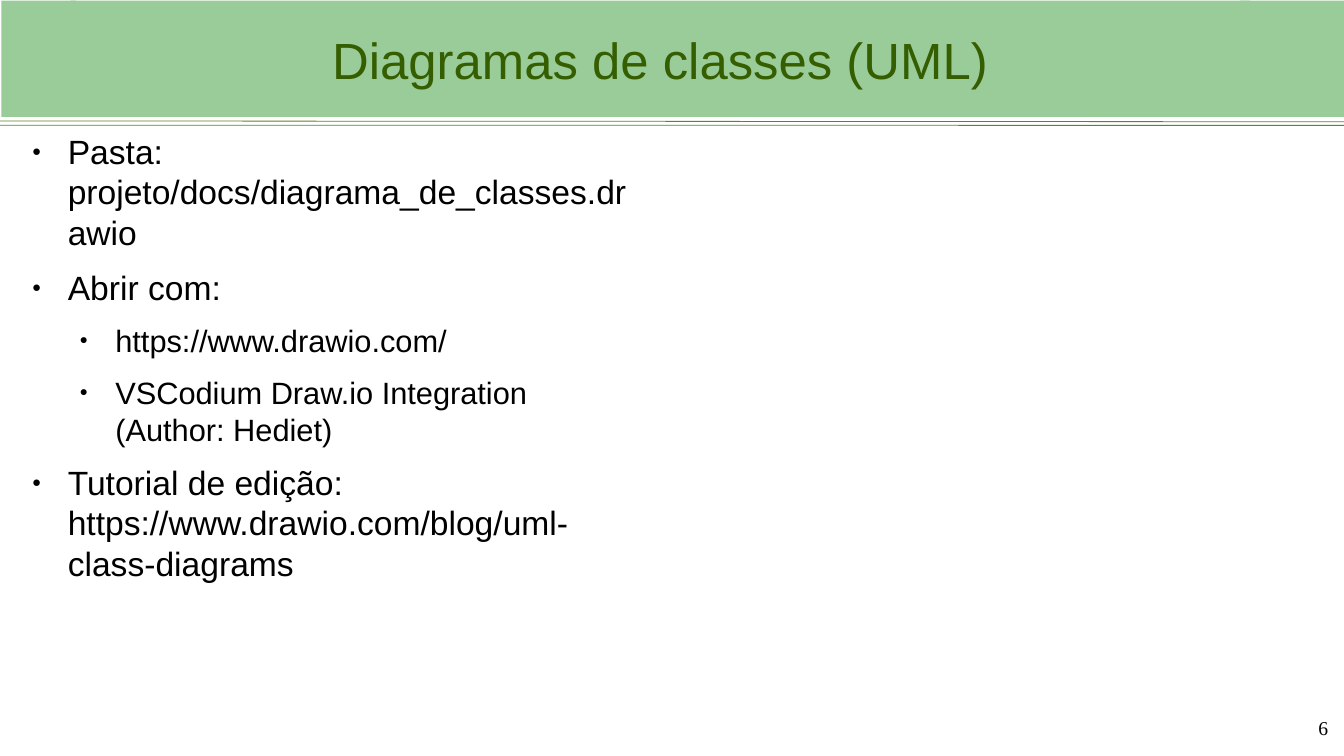
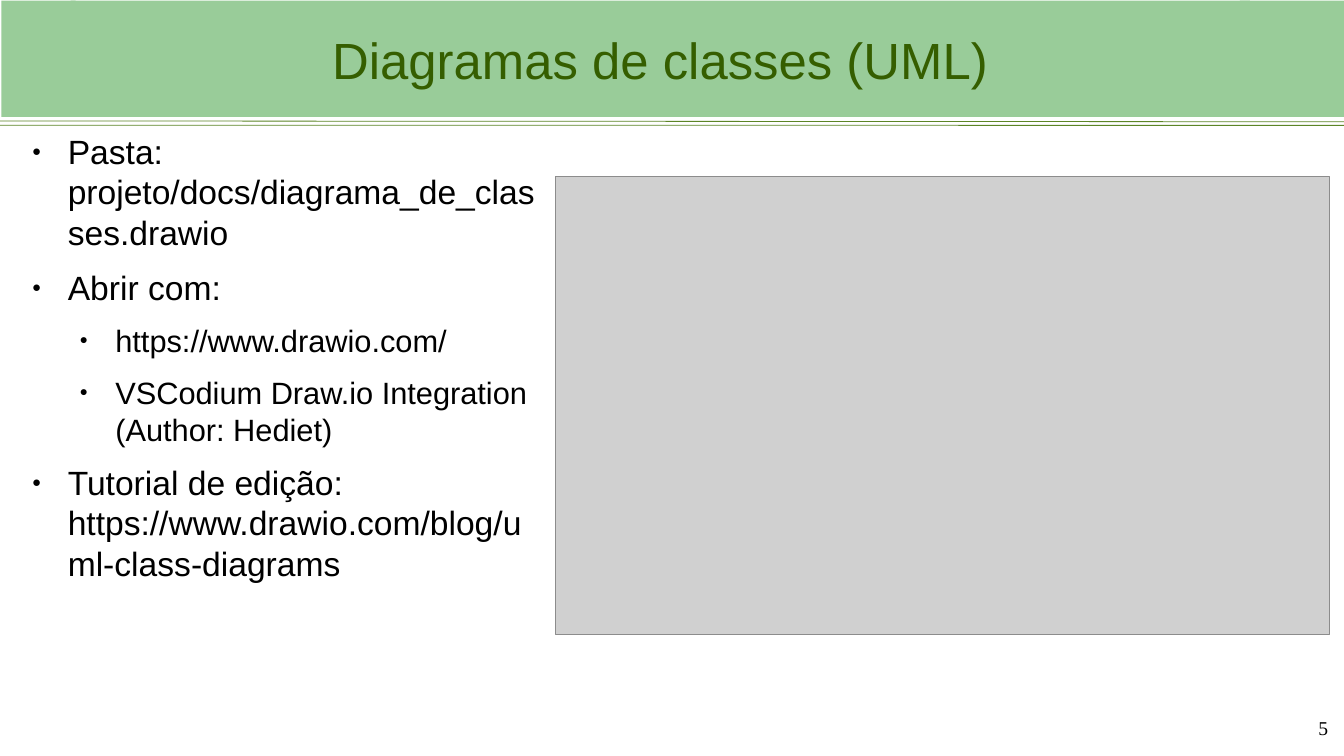
Before and after one commit to viniciusbrito1/progcart, a slide deck: slide 5 of aulas/Ambiente_de_desenvolvimento.odp (slide 6 before the commit). Drawn at 1344x756 pixels with LibreOffice and Linux fonts; fonts in the diff are those of the drawing; grey boxes stand for pictures; background and template pictures are left out. Boxes give left, top, right and bottom in pixels: in the first picture for what was removed or moved away, otherwise in the second. Text is boxed around its words. In the diff, an @@ line names an element or a change of style, - is before the commit and + after.

Commit message:
Exemplos dos diagramas.

```diff
--- a/aulas/Ambiente_de_desenvolvimento.odp
+++ b/aulas/Ambiente_de_desenvolvimento.odp
@@ text "Pasta: projeto/docs/diagrama_de_classes.drawio" rewrapped from bbox=[68, 141, 626, 583] to bbox=[68, 141, 535, 583] @@
@@ picture added at bbox=[556, 176, 1330, 635] @@
@@ page number at bbox=[1318, 722, 1328, 736]: text changed @@
-6
+5
```
Also in this commit, not shown: 4 other slides changed, 2 slides added, 1 slide removed, 2 other files.
